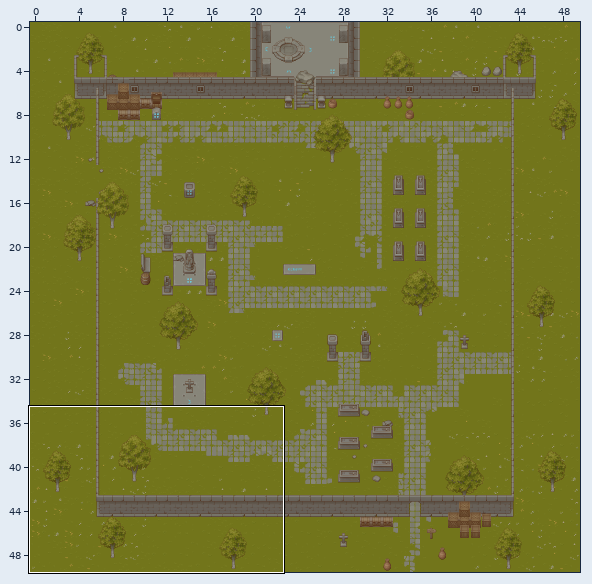
A Tiled map gets an edit: rsc/map.tmx. The first picture is a wide view before the edit; the outline marks the close-up.
Close-up. First the earlier version:
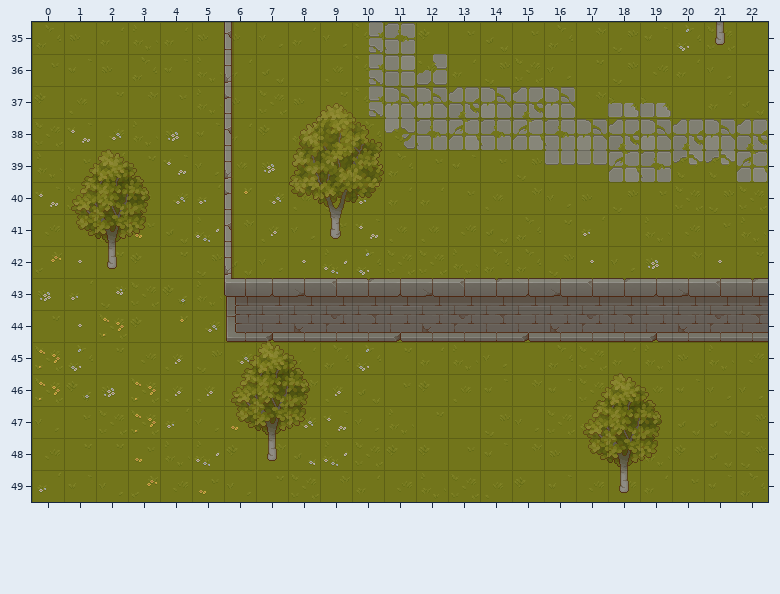
Cells are 32x32 px. Shown: x 0..22, y 35..49. The commit also changed other parts of the map, which this record leaves out.
After the commit:
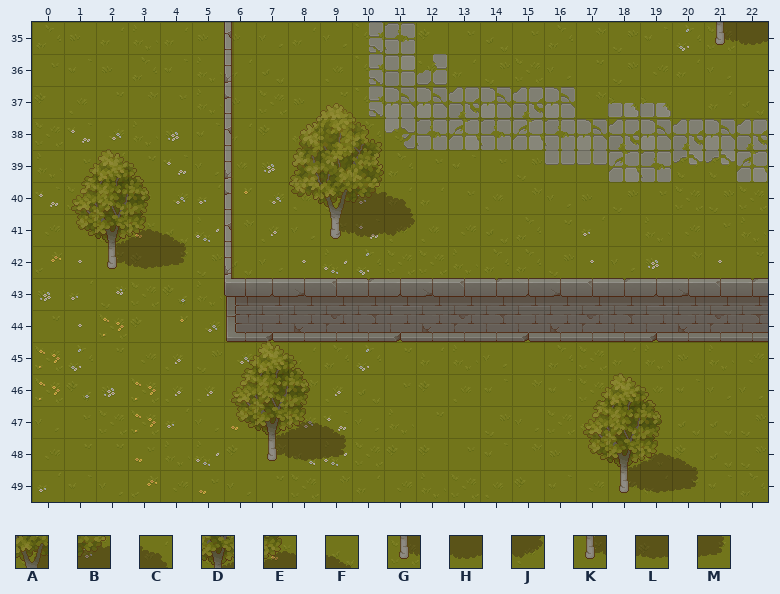
Key: from "TX Shadow Plant": A 53, B 54, C 55, D 57, E 58, F 59, G 69, H 70, J 71, K 73, L 74, M 75.
_ is an empty cell, . an unchanged one.
Tiles of an added or newly shown layer are drawn over the layers below it.
See-through tiles are keyed as they look on the map.
Edits made:
--- layer "shadows" (added)
@@ x 21..22 @@
-35 __
+35 GH
@@ x 2..11 @@
-40 .......___
-41 ___....___
-42 ___.......
+40 .......ABC
+41 DEF....GHJ
+42 KLM.......
@@ x 7..20 @@
-47 ___...........
-48 ___........___
-49 ...........___
+47 DEF...........
+48 KLM........DEF
+49 ...........KLM
Pixel boxes of the changes (left, top, right, bottom) in both close-ups:
added: (724, 22, 768, 45)
added: (338, 191, 415, 237)
added: (116, 229, 186, 269)
added: (276, 421, 346, 461)
added: (628, 453, 698, 493)
